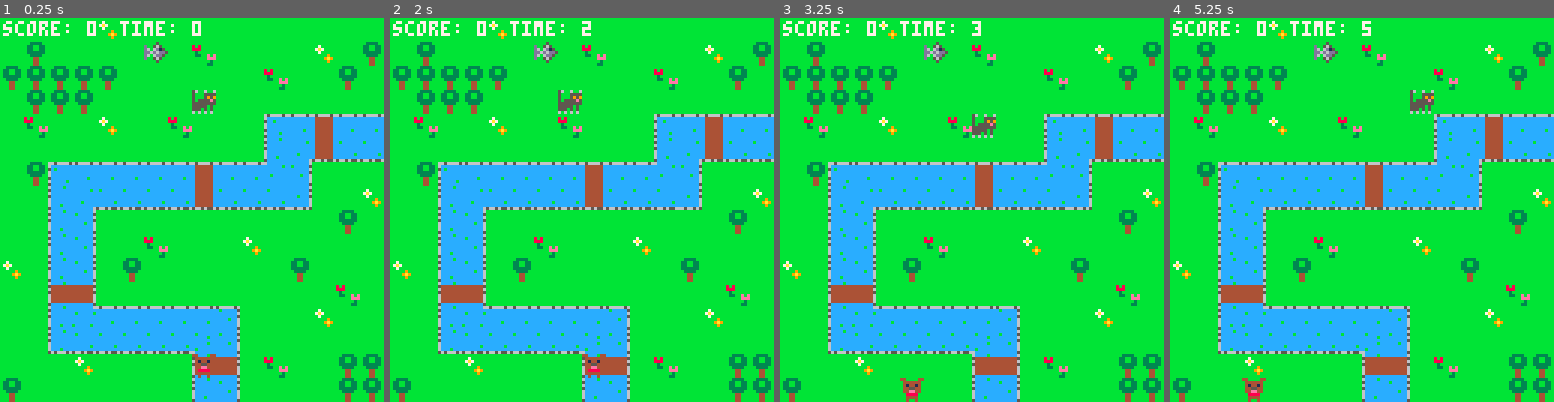
Above: before the commit, frames 1-4 (left to right).
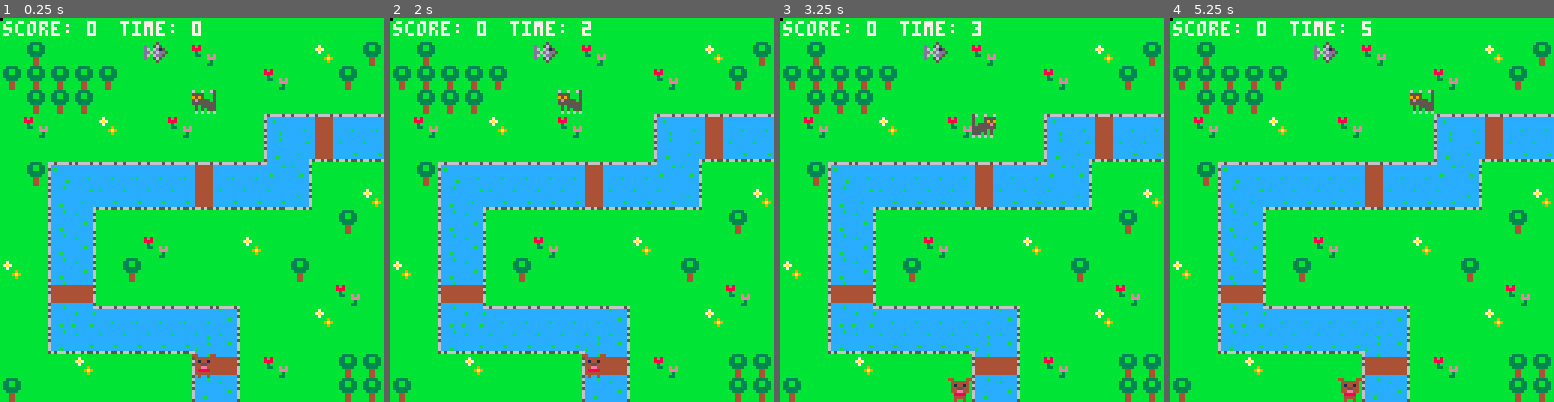
Above: after the commit, the same moments.

Repository: adatechschool/projet-collectif---pico-8-pico-8-cmc
Game: PICO-8 cartridge kitties_like_fishies.p8
Two runs of this game, one before a commit and one after it. Both use one fixed random seed, a clock stepped at 60 frames per second and the inputs below.
Inputs:
- Up to frame 1 (0.25 s): no input
- Up to frame 2 (2 s): hold Left from 1.97 s (still down)
- Up to frame 3 (3.25 s): release Left at 2.37 s; hold Down 2.42-2.82 s; hold Right from 2.87 s (still down)
- Up to frame 4 (5.25 s): release Right at 3.53 s; hold Up 3.58-4.08 s; hold Right 4.13-4.53 s; hold Down 4.58-5.08 s; hold Left from 5.13 s (still down)

The runs differ from the first frame. In frame 1, 0.3% of the frame differs, in the area x 0-57%, y 0-25%; in frame 2, 0.3%; in frame 3, 0.5%; in frame 4, 0.8%, in the area x 0-69%, y 0-100%.

Commit message:
Last updates with flips, explosions and timer off

Diff:
--- a/kitties_like_fishies.p8
+++ b/kitties_like_fishies.p8
@@ -8,47 +8,49 @@
 	sfx(3)
 --score
 	score=0
-	game_won=false
 	game_over=false
 --sprites
 	cats={}
 	create_cat()
 	dogs={}
 	create_dog()
-	fishes={}
+	fishies={}
 	create_fish()
-end
---update
+--explosions
+	explosions={}
+end
+
 function _update()
  cat_movement()
  dog_movement(dogs)
---score and time
-	if score==20 and finish_time==nil then
-		finish_time=flr(time())
-		game_won=true
-	end
-end
---draw
+ update_explosions()
+ if game_over==true
+	and finish_time==nil then
+		finish_time=time()
+	end
+end
+
 function _draw()
 	cls()
 	draw_map()
+	draw_explosions()
  draw_sprites()
---print score
+--print score and time
 	print('score: '..score,1,1,7)
---you win ! print whatever
-	if game_won==true then
-		print('you win !',20,55,0)
+
+--game over
+	if game_over==true then
+		print('game over !',20,55,0)
 		print('it took you '..finish_time..' sec !',35,68,0)
 	else
 		print('time: '..flr(time()),40,1,7)
 	end
-	if game_over==true then
-		print('game over !',20,55,0)
-	end
-end
-
--->8
--- functions sprites
+
+end
+
+-->8
+-- functions create and draw
+-- sprites
 
 function create_cat()
  for i=1,1 do
@@ -56,6 +58,7 @@
 			sp=2,
 			xt=8,
 			yt=3,
+			flip_x=true
 		}
 		add(cats,c)
 	end
@@ -72,7 +75,7 @@
 	 	f.xt=flr(rnd(16))
 			f.yt=flr(rnd(16))
 		until (check_flag(0,f.xt,f.yt)==false)
-		add(fishes,f)
+		add(fishies,f)
 	end
 end
 
@@ -91,6 +94,91 @@
 	end
 end
 
+
+function draw_sprites()
+	for c in all(cats) do
+		spr(c.sp,c.xt*8,c.yt*8,1,1,c.flip_x)
+	end
+	for d in all(dogs) do
+		spr(d.sp,d.xt*8,d.yt*8)
+	end
+	for f in all(fishies) do
+		spr(f.sp,f.xt*8,f.yt*8)
+	end
+end
+…(8 lines of a section not shown)…
+-->8
+-- functions map
+
+function draw_map()
+ map(0,0,0,0,128,64)
+end
+
+function check_flag(flag,x,y)
+	local sp=mget(x,y)
+	return fget(sp,flag)
+end
+
+
+-->8
+--functions explosions
+
+function create_explosion(x,y)
+	add(explosions,{x=x,
+																	y=y,
+																	timer=0})
+end
+
+function update_explosions()
+	for e in all(explosions) do
+		e.timer+=1
+		if e.timer==13 then
+			del(explosions,e)
+		end
+	end
+end
+
+function draw_explosions()
+	circ(x,y,rayon,couleur)
+	for e in all(explosions) do
+	circ(e.x,
+						e.y,
+						e.timer/3,
+						8+e.timer%3)
+	end
+end
+-->8
+-- functions sprites'movements
+
+function cat_movement()
+	for c in all(cats) do
+	 if game_over!=true then
+			newx=c.xt
+			newy=c.yt
+			if (btnp(➡️)) newx+=1
+			if (btnp(➡️)) c.flip_x=false
+			if (btnp(⬅️)) newx-=1
+			if (btnp(⬅️)) c.flip_x=true
+			if (btnp(⬇️)) newy+=1
+			if (btnp(⬆️)) newy-=1
+
+			if not check_flag(0,newx,newy) then
+				c.xt=mid(0,newx,15)
+				c.yt=mid(0,newy,15)
+				collision_cat_fish(c.xt*8,c.yt*8)
+			end
+	 else sfx(4)
+ 	end
+ end
+end
+
 function dog_movement(dogs)
 	for d in all(dogs) do
 	 local rn=flr(rnd(32))
@@ -100,57 +188,30 @@
 		if rn==8 then newx-=1 end
 		if	rn==16 then newy+=1 end
 		if rn==24 then newy-=1 end
-		if (check_flag(0,newx,newy)==false
-	 and check_flag(1,newx,newy)==false)
+		for f in all(fishies) do
+			if not check_flag(0,newx,newy)
+			and (f.xt!=newx and f.yt!=newy)
 			then
-			d.xt=mid(0,newx,15)
-			d.yt=mid(0,newy,15)
+				d.xt=mid(0,newx,15)
+				d.yt=mid(0,newy,15)
 			end
-			if collision_cat_dog(d.xt*8,d.yt*8) then
-				game_over=true
-				return game_over
- 		end
-
- end
-end
-
-function draw_sprites()
-	for c in all(cats) do
-		spr(c.sp,c.xt*8,c.yt*8)
-	end
-	for d in all(dogs) do
-		spr(d.sp,d.xt*8,d.yt*8)
-	end
-	for f in all(fishes) do
-		spr(f.sp,f.xt*8,f.yt*8)
-	end
-end
-
-
-function cat_movement()
-	for c in all(cats) do
-	 if game_over!=true then
-			newx=c.xt
-			newy=c.yt
-			if (btnp(➡️)) newx+=1
-			if (btnp(⬅️)) newx-=1
-			if (btnp(⬇️)) newy+=1
-			if (btnp(⬆️)) newy-=1
-
-			if not check_flag(0,newx,newy) then
-				c.xt=mid(0,newx,15)
-				c.yt=mid(0,newy,15)
-				collision_cat_fish(c.xt*8,c.yt*8)
-			end
-	 else sfx(4)
+		end
+		if collision_cat_dog(d.xt*8,d.yt*8) then
+			game_over=true
+			return game_over
  	end
  end
 end
 
+
+
+-->8
+-- functions collisions
+
 function collision_cat_fish(x,y)
- for f in all(fishes) do
+ for f in all(fishies) do
 		if f.xt*8==x and f.yt*8==y then
-			del(fishes,f)
+			del(fishies,f)
 			sfx(2)
 			score+=1
 			create_fish()
@@ -162,27 +223,13 @@
 function collision_cat_dog(x,y)
 	for c in all(cats) do
 		if c.xt*8==x and c.yt*8==y then
+			sfx(1)
+			create_explosion(x,y)
 			del(cats,c)
-			sfx(1)
 			return true
 		end
 	end
 end
-
-
--->8
--- functions map
-
-function draw_map()
- map(0,0,0,0,128,64)
-end
-
-function check_flag(flag,x,y)
-	local sp=mget(x,y)
-	return fget(sp,flag)
-end
-
-
 __gfx__
 0000000044000044560060060070007000005000bb3333bbbbbbbbbbbbb566bbbbbbbbbb77cccc77bbbbbbbbbbb566bbcccccccc65666656ccccccccc444444c
 00000000044444405000555500555550d0056500b33bb33b8b8bbbbbb6666656bb7bbbbbccccccccbbbbbbbbb6666656cbcccccccccccccccbccccccc444444c
@@ -204,7 +251,7 @@
 0000000002010001000100000101010000010101010101010101000001010101000000000000000000000000000000000000000000000000000000000000000000000000000000000000000000000000000000000000000000000000000000000000000000000000000000000000000000000000000000000000000000000000
 0000000000000000000000000000000000000000000000000000000000000000000000000000000000000000000000000000000000000000000000000000000000000000000000000000000000000000000000000000000000000000000000000000000000000000000000000000000000000000000000000000000000000000
 __map__
-0a0a0a0a080a0a0a0a0a0a0a0a0a0a0a00000000000000000000000000000000000000000000000000000000000000000000000000000000000000000000000000000000000000000000000000000000000000000000000000000000000000000000000000000000000000000000000000000000000000000000000000000000
+0a0a0a0a0a0a0a0a0a0a0a0a0a0a0a0a00000000000000000000000000000000000000000000000000000000000000000000000000000000000000000000000000000000000000000000000000000000000000000000000000000000000000000000000000000000000000000000000000000000000000000000000000000000
 0a050a0a0a0a0a0a060a0a0a0a080a0500000000000000000000000000000000000000000000000000000000000000000000000000000000000000000000000000000000000000000000000000000000000000000000000000000000000000000000000000000000000000000000000000000000000000000000000000000000
 05050505050a0a0a0a0a0a060a0a050a00000000000000000000000000000000000000000000000000000000000000000000000000000000000000000000000000000000000000000000000000000000000000000000000000000000000000000000000000000000000000000000000000000000000000000000000000000000
 0a0505050a0a0a0a0a0a0a0a0a0a0a0a00000000000000000000000000000000000000000000000000000000000000000000000000000000000000000000000000000000000000000000000000000000000000000000000000000000000000000000000000000000000000000000000000000000000000000000000000000000
Not shown, changed: the sound effects (__sfx__) section of kitties_like_fishies.p8
